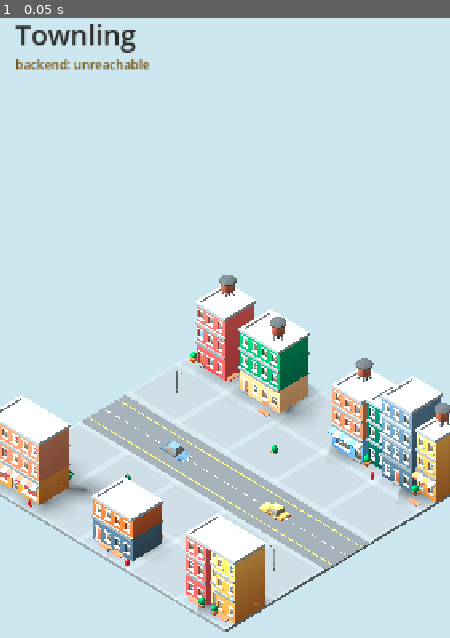
Above: before the commit, frame 1.
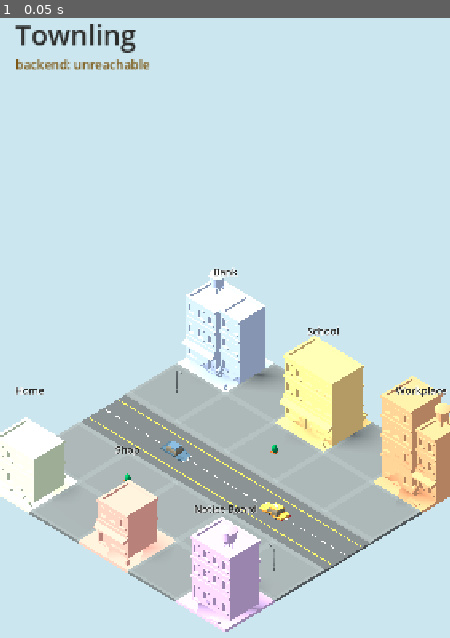
Above: after the commit, the same moment.

Repository: ayeshaverdan/townling
Game: Godot game, scene res://scenes/diorama.tscn
Same seed, same stepped clock (60 frames per second), same inputs: the game is played once before the commit and once after it.
Inputs:
- Up to frame 1 (0.05 s): no input

The runs differ from the first frame. In frame 1, 30% of the frame differs, in the area x 0-100%, y 40-100%.

Commit message:
Name the six landmarks, soften lighting, apply Townling palette
- diorama.gd: place the six Band-B landmarks (Bank, School, Workplace,
  Home, Shop, Notice Board) in a deliberate two-row layout, each with a
  floating billboard name label.
- Softer, warmer key light + higher ambient fill + blurred shadows for a
  storybook feel.
- Per-building flat pastel materials from the Townling palette (colours are
  data in the LANDMARKS array — edit the hex to recolour).

Co-Authored-By: Claude Opus 4.8 <noreply@anthropic.com>

Diff:
--- a/game/scripts/diorama.gd
+++ b/game/scripts/diorama.gd
@@ -1,28 +1,27 @@
 extends Node3D
-## First isometric town diorama (design doc §5, §18 visual-direction update).
+## Townling town diorama (design doc §5, §18 visual-direction update).
 ##
-## Low-poly 3D on a fixed orthographic (isometric) camera. Buildings, roads and
-## props are KayKit City Builder Bits tiles — every tile is a 2x2 unit,
-## origin-centred, sitting on y=0 — placed procedurally on a grid. This is a
-## static first look at the 2.5D direction; interaction/UI come later.
+## Low-poly 3D on a fixed orthographic (isometric) camera. The six Band-B
+## landmark buildings (spec §5 / design doc §5) are placed on a 2x2-unit grid
+## from KayKit City Builder tiles, each recoloured toward the Townling palette
+## and captioned with a floating label. Soft lighting for a storybook feel.
 ##
-## The backend health check from the bootstrap is retained as an overlay, so the
-## client -> server path (design doc §18) still proves out on this scene.
+## The backend health check from the bootstrap is retained as a UI overlay.
 
 const CITY := "res://assets/city/Assets/gltf/"
 const TILE := 2.0  # world units per grid cell
 
-## Grid layout. Keys are Vector2i(col, row); value is the building mesh name.
-## Empty cells become ground; row 2 is the street.
-const BUILDINGS := {
-	Vector2i(0, 0): "building_C",
-	Vector2i(1, 0): "building_D",
-	Vector2i(3, 0): "building_G",
-	Vector2i(4, 0): "building_H",
-	Vector2i(0, 4): "building_E",
-	Vector2i(2, 4): "building_B",
-	Vector2i(4, 4): "building_F",
-}
+## The six launch landmarks. Each: display name, building mesh, grid cell,
+## and a Townling-palette wall colour. Layout: two rows of three facing a
+## central street.
+const LANDMARKS := [
+	{"name": "Bank", "mesh": "building_G", "cell": Vector2i(0, 0), "color": Color("aec3e8")},
+	{"name": "School", "mesh": "building_E", "cell": Vector2i(2, 0), "color": Color("ebc985")},
+	{"name": "Workplace", "mesh": "building_H", "cell": Vector2i(4, 0), "color": Color("e9a97e")},
+	{"name": "Home", "mesh": "building_B", "cell": Vector2i(0, 4), "color": Color("cfe3c4")},
+	{"name": "Shop", "mesh": "building_A", "cell": Vector2i(2, 4), "color": Color("f0a9a0")},
+	{"name": "Notice Board", "mesh": "building_D", "cell": Vector2i(4, 4), "color": Color("c9aee4")},
+]
 const COLS := 5
 const ROWS := 5
 const ROAD_ROW := 2
@@ -43,7 +42,6 @@
 	_build_town()
 	_setup_camera()
 
-	# Offscreen capture path for previews/CI (inert unless --shot is passed).
 	if "--shot" in OS.get_cmdline_args():
 		_capture_and_quit()
 		return
@@ -54,7 +52,6 @@
 
 
 func _capture_and_quit() -> void:
-	# Let a few frames render so meshes/lighting are present, then save.
 	for _i in range(6):
 		await get_tree().process_frame
 	var image := get_viewport().get_texture().get_image()
@@ -65,22 +62,39 @@
 # --- Scene construction ----------------------------------------------------
 
 func _setup_light() -> void:
+	# Soft, warm key light with a well-lit ambient fill so shadows stay gentle.
 	sun.rotation = Vector3(deg_to_rad(-50.0), deg_to_rad(-55.0), 0.0)
+	sun.light_energy = 0.6
+	sun.light_color = Color(1.0, 0.97, 0.9)
+	sun.shadow_enabled = true
+	sun.shadow_blur = 2.0
 
 
 func _build_town() -> void:
+	var landmark_cells := {}
+	for lm in LANDMARKS:
+		landmark_cells[lm["cell"]] = lm
+
+	# Ground + street first.
 	for row in ROWS:
 		for col in COLS:
 			var cell := Vector2i(col, row)
-			if BUILDINGS.has(cell):
-				_place("%s%s.gltf" % [CITY, BUILDINGS[cell]], col, row)
-			elif row == ROAD_ROW:
-				# road_straight runs along Z by default; rotate to run along X.
+			if landmark_cells.has(cell):
+				continue
+			if row == ROAD_ROW:
 				_place("%sroad_straight.gltf" % CITY, col, row, 90.0)
 			else:
 				_place("%sbase.gltf" % CITY, col, row)
 
-	# A little life on the street and the lots.
+	# Landmarks, coloured and labelled.
+	for lm in LANDMARKS:
+		var cell: Vector2i = lm["cell"]
+		var inst := _place("%s%s.gltf" % [CITY, lm["mesh"]], cell.x, cell.y)
+		if inst:
+			_tint(inst, lm["color"])
+			_add_label(inst, lm["name"])
+
+	# A little life on the street and lots.
 	_place("%scar_sedan.gltf" % CITY, 1, ROAD_ROW, 90.0)
 	_place("%scar_taxi.gltf" % CITY, 3, ROAD_ROW, -90.0)
 	_place("%sbush.gltf" % CITY, 2, 1)
@@ -91,25 +105,57 @@
 
 
 ## Instance a tile at grid (col, row), optionally rotated about Y (degrees).
-func _place(path: String, col: int, row: int, rot_deg: float = 0.0) -> void:
+func _place(path: String, col: int, row: int, rot_deg: float = 0.0) -> Node3D:
 	var packed: Resource = load(path)
 	if packed == null:
 		push_warning("Missing asset: %s" % path)
-		return
+		return null
 	var inst: Node3D = packed.instantiate()
 	inst.position = Vector3(col * TILE, 0.0, row * TILE)
 	inst.rotation.y = deg_to_rad(rot_deg)
 	world.add_child(inst)
+	return inst
+
+
+## Recolour every mesh surface under `node` with a soft matte Townling colour.
+func _tint(node: Node, color: Color) -> void:
+	var mat := StandardMaterial3D.new()
+	mat.albedo_color = color
+	mat.roughness = 0.95
+	mat.metallic = 0.0
+	mat.specular_mode = BaseMaterial3D.SPECULAR_DISABLED
+	for mi in _mesh_instances(node):
+		mi.material_override = mat
+
+
+func _mesh_instances(node: Node) -> Array[MeshInstance3D]:
+	var out: Array[MeshInstance3D] = []
+	if node is MeshInstance3D:
+		out.append(node)
+	for child in node.get_children():
+		out.append_array(_mesh_instances(child))
+	return out
+
+
+## Float a billboarded name label above a placed building.
+func _add_label(building: Node3D, text: String) -> void:
+	var label := Label3D.new()
+	label.text = text
+	label.billboard = BaseMaterial3D.BILLBOARD_ENABLED
+	label.pixel_size = 0.006
+	label.font_size = 48
+	label.outline_size = 8
+	label.modulate = Color("2c2c2a")
+	label.outline_modulate = Color(1, 1, 1, 0.95)
+	label.position = Vector3(0.0, 3.4, 0.0)
+	building.add_child(label)
 
 
 func _setup_camera() -> void:
-	# Centre of the grid footprint; lift the aim point so the block sits
-	# vertically centred in the tall portrait frame rather than low.
 	var target := Vector3((COLS - 1) * TILE * 0.5, 3.0, (ROWS - 1) * TILE * 0.5)
 	camera.projection = Camera3D.PROJECTION_ORTHOGONAL
 	camera.keep_aspect = Camera3D.KEEP_WIDTH
-	camera.size = 13.0  # tighter framing → more presence
-	# Classic isometric vantage: up and off one corner, looking at the centre.
+	camera.size = 13.0
 	camera.position = target + Vector3(14.0, 15.0, 14.0)
 	camera.look_at(target, Vector3.UP)
 
